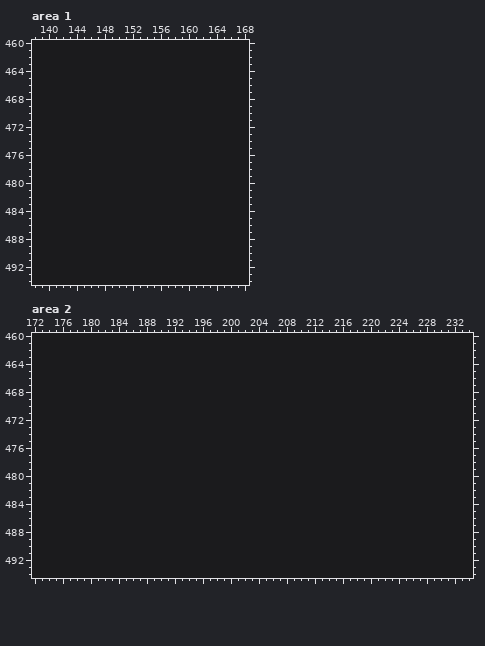
Pixel-art file -- res/tiled/ase/mockup.ase. Above, as it was before the edit.
1058x888 pixels, 1 frame. Colours within 5 levels of each other are drawn and written as one. Shown: area 1: x 138..168, y 460..494; area 2: x 172..234, y 460..494. The commit also changed other parts of the picture, which this record leaves out.
The same view after the edit:
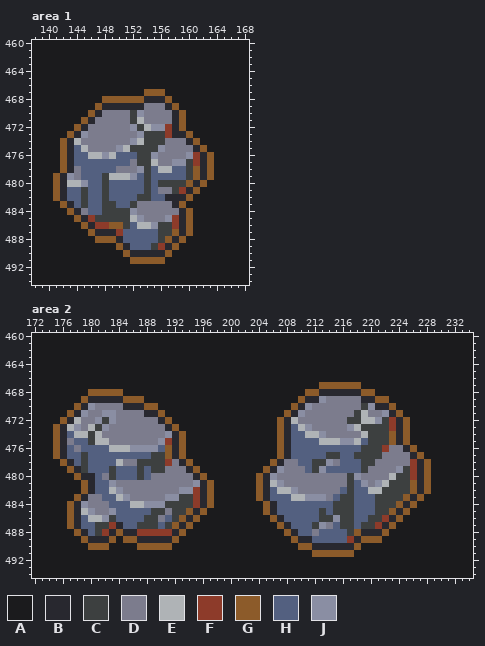
Palette (. is transparent): A #1b1b1d  B #28282f  C #3d4040  D #7c7c8d  E #afb3b6  F #8d3b2a  G #8c5b2a  H #536080  J #8a8ea3
Diff:
Changed rows in their new state; - is an unchanged pixel.
Area 1, layer "back 2":
first column x 141:
467 -------------GGG-------
468 -------GGGGGGBBBG------
469 ------GBBBBBBDDDBG-----
470 -----GBDDDDCJDDDDBG----
471 ----GBDDDDDCEDDDDBG----
472 ---GBDDDDDDJCEJJFBG----
473 --GBJDDDDDDDJCCCFBBG---
474 -GBEDDDDDDDJECCCDDDBG--
475 -GBHEDDDDJECCCCJDDDDBG-
476 -GBHHEEJEHHHCCJDDDDJFBG
477 -GBHHHHHHHHDCCEDDJJCFBG
478 -GBDHHHHHDDDJCHEEHHCGBG
479 GBJDHHHCEEEJHCHHHHHCGBG
480 GBEEJHHCHHHHHCHCCCCGBG-
481 GBHHCHHCHHHHHCHDDCFBG--
482 GBHHCHHCHHHHCCHHBBBG---
483 -GBHCHHCCHHCDDDDDBG----
484 --GBDHHCCCCJDDDDDDBG---
485 ---GBFCCCCCEJDDDJFBG---
486 ----GBFFGGCHEEJCCFBG---
487 -----GBBBFHHHHHCCGBG---
488 ------GGGBHHHHHCGBG----
489 ---------GBHHHCFBG-----
490 ----------GBBBBBG------
491 -----------GGGGG-------
Area 2, layer "back 2":
first column x 175:
467 --------------------------------------GGGGGG----------
468 -----GGGGG--------------------------GGBBBBBBGG--------
469 ----GBBBBBGGG----------------------GBBJDDDDDBBGG------
470 ---GBJDDDDBBBGG-------------------GBJDDDDDDDCJBBG-----
471 --GBJDDJJDDDDBBG-----------------GBJDDDDDDDCEDDJBG----
472 -GBEDDJCJDDDDDDBG---------------GBEDDDDDDDCCEEJCFBG---
473 GBEJDECJDDDDDDDDBG--------------GBHEJDDDDDJECCCCFBG---
474 GBHEECEDDDDDDDDDJBG-------------GBHHEEJDDDDDECCCGBG---
475 GBDHHCEEDDDDDDDJFBG-------------GBHHHHEEEJJEHCCCGBG---
476 GBHDHHHHEEEJJJJHGBG-------------GBHHHHHHHHHHCCCFDDBG--
477 GBHHCHHHHHHHHHCCGBG-------------GBHHHHHCCHHCCCCDDDDBG-
478 -GBHCHHHHEDDCCCCFDBG-----------GBDDHHCCJDHHHCCDDDDDFBG
479 --GBCHHHCHHHCHCCDDDBG---------GBJDDDHCJHHHHHCDDDDJCFBG
480 ---GBBHDCHHHCHDDDDDDBG-------GBJDDDDDDDDDDCJDDDDECCFBG
481 ----GBHHJDDDDDDDDDDDJBG------GBEJDDDDDDDDDCHJDJECCCGBG
482 ----GBHHEJDDDDDDDDJJFBG------GBHEEJDDDDDDHCHHEECCCCGBG
483 ---GBDDHHEJDDDDDJJCCFBG------GBHHHEEJJJDHCCHHHCCCCGBG-
484 --GBJDDDHHHEEJJJCCCCFBG-------GBHHHHHHHHCCCHHHCCCGBG--
485 --GBEJDDJHHHHHCCDCCGBG--------GBHHHHHHCHCCCHHHCCGBG---
486 --GBHEEJCHHHHCCDHCGBG----------GBHHHHHCCJCCHHCCFBG----
487 --GBHHCCFBHHCCCHCGBG------------GBHHHCJDHCCHCCFBG-----
488 ---GBHCFBGBBFFFFFBG--------------GBHHDHHHHCGBBBG------
489 ----GBBBG-GGBBBBBG----------------GBBHHHHHFBGGG-------
490 -----GGG----GGGGG------------------GGBBBBBBG----------
491 -------------------------------------GGGGGG-----------
Where, in picture pixels (left, top, right, bottom), the same in both pictures:
changed: (53, 89, 214, 264)
changed: (256, 382, 431, 557)
changed: (53, 389, 214, 550)
